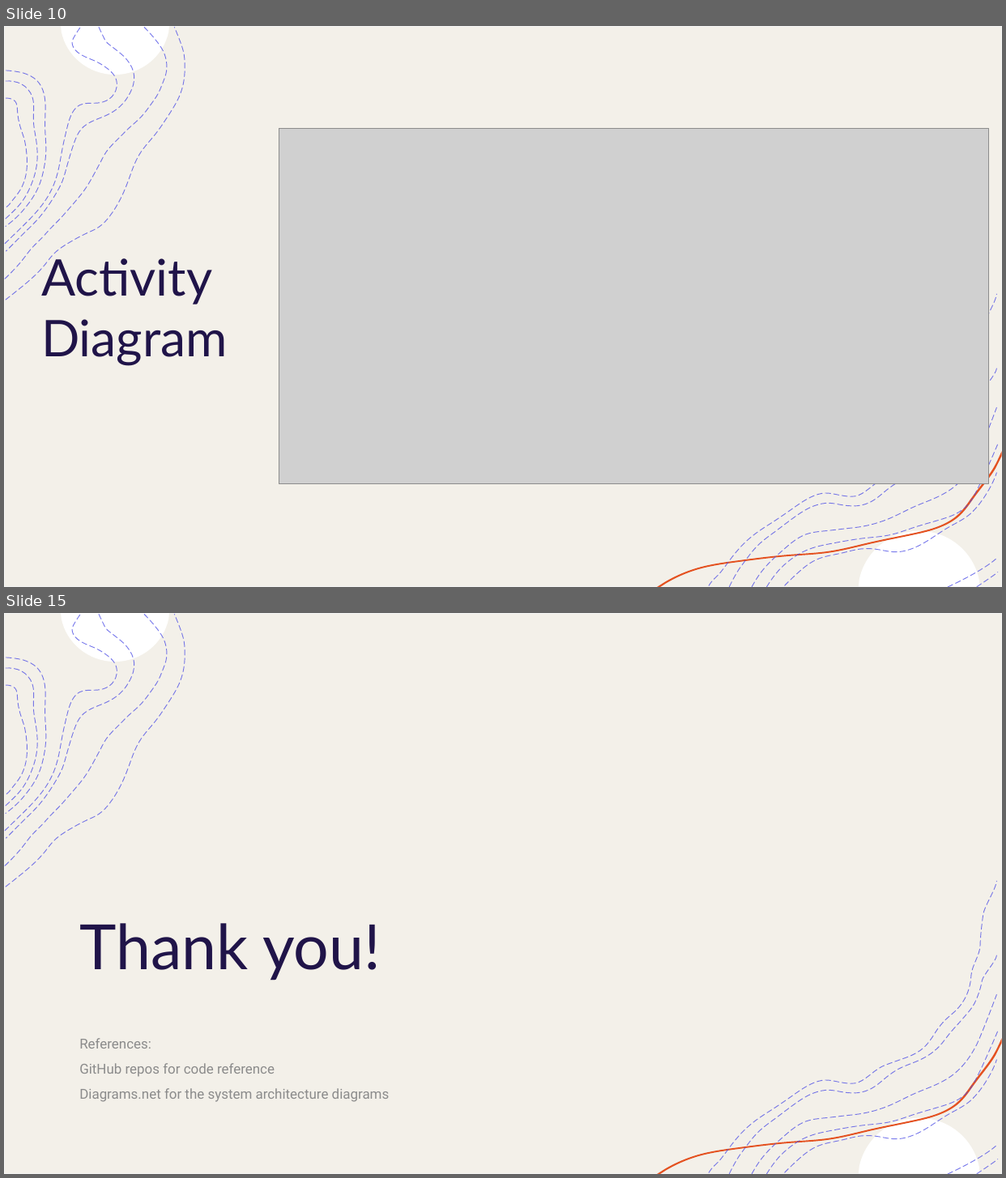
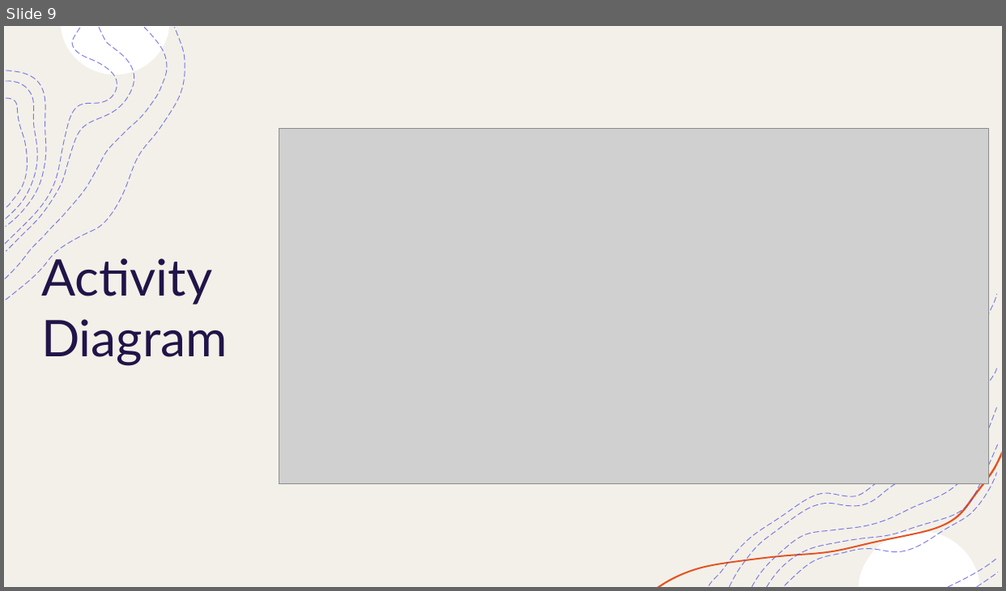
Before and after one commit to yadunandanbhat/InventoryTracker, a slide deck: Inventory Tracker.pptx. Shown one above the other, each under a label of ours: slides 10 and 15 before the commit, slide 9 after it; the slides between them are not shown. The pictures are 1006x1178 and 1006x591 pixels, drawn with LibreOffice and Linux fonts; fonts in the diff are those of the drawing; grey boxes stand for pictures. Boxes give left, top, right and bottom in pixels: in the first picture for what was removed or moved away, otherwise in the second. Text is boxed around its words. In the diff, an @@ line names an element or a change of style, - is before the commit and + after.

```diff
--- a/Inventory Tracker.pptx
+++ b/Inventory Tracker.pptx
@@ slide 15 removed at <box>4,613,1002,1174</box>, background #FFFFFF; not listed: 18 template elements that a slide beside it also shows @@
@@ title removed at <box>79,923,381,981</box> @@
-Thank you!
@@ text removed at <box>79,1038,390,1102</box> @@
-References:
-GitHub repos for code reference
-Diagrams.net for the system architecture diagrams
@@ what was slide 10 is now slide 9 @@
```
Also in this commit, not shown: 8 slides changed, 4 slides added, 2 other slides removed, 4 other files.
